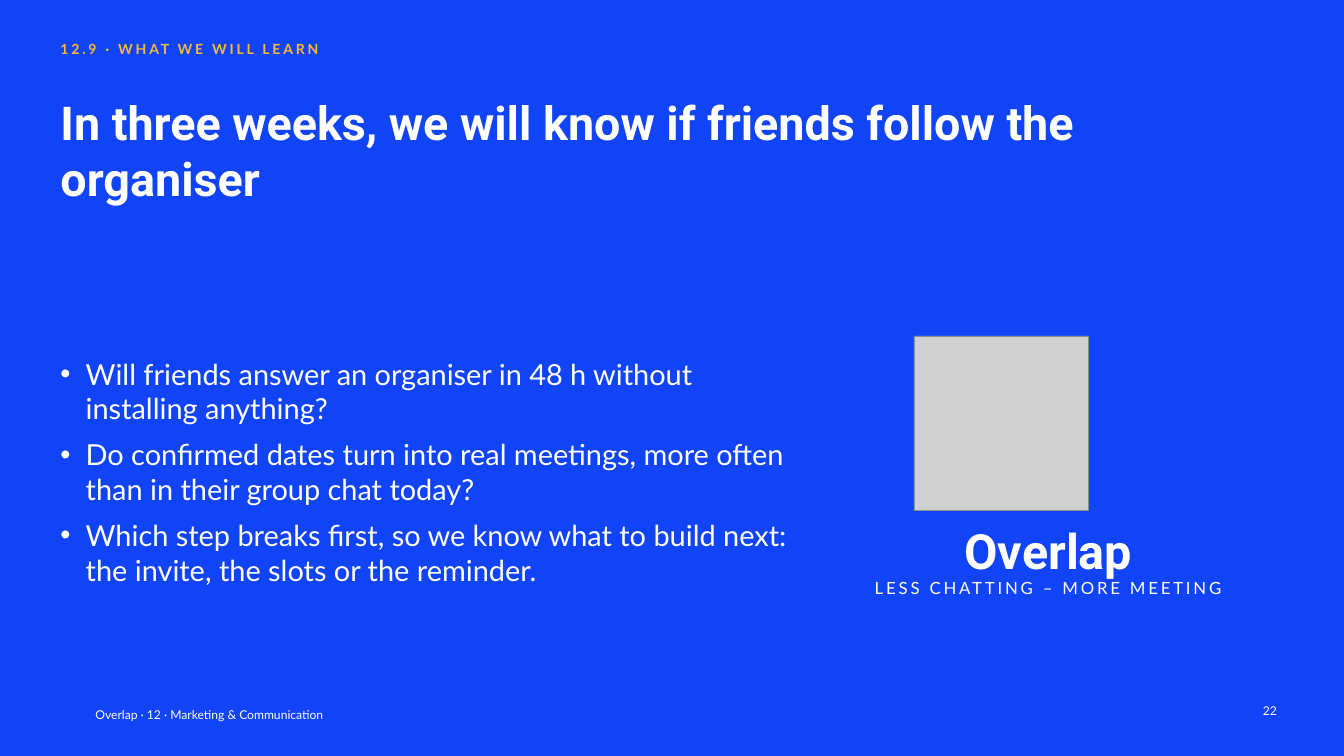
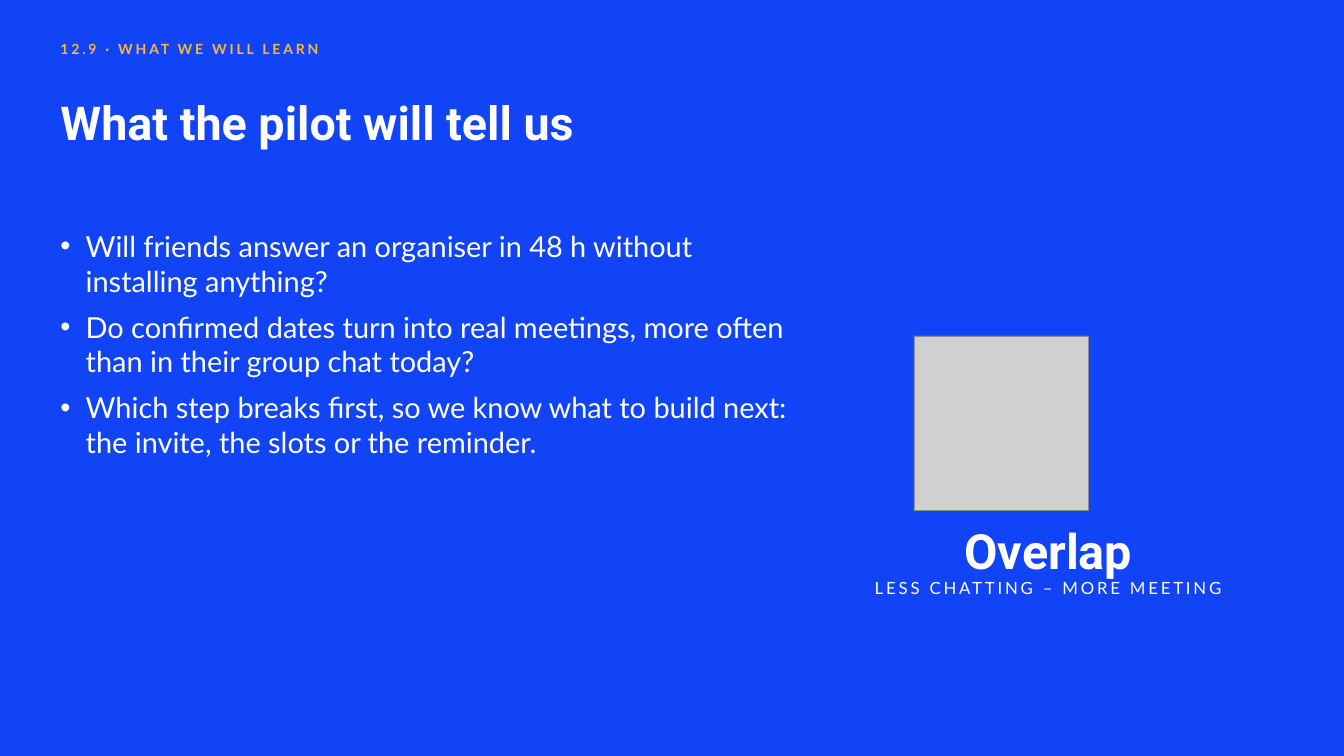
Before and after one commit to clemsnz/Unesco, a slide deck: slide 22 of Overlap_Campagne/Overlap_Marketing_Communication.pptx. Drawn at 1344x756 pixels with LibreOffice and Linux fonts; fonts in the diff are those of the drawing; grey boxes stand for pictures; background and template pictures are left out. Boxes give left, top, right and bottom in pixels: in the first picture for what was removed or moved away, otherwise in the second. Text is boxed around its words. In the diff, an @@ line names an element or a change of style, - is before the commit and + after.

```diff
--- a/Overlap_Campagne/Overlap_Marketing_Communication.pptx
+++ b/Overlap_Campagne/Overlap_Marketing_Communication.pptx
@@ title at [60, 105, 574, 150]: text changed @@
-In three weeks, we will know if friends follow the organiser
+What the pilot will tell us
@@ text "Will friends answer an organiser ...": place and size @@
-text "Will friends answer an organiser ..." at [86, 363, 786, 585]
+text "Will friends answer an organiser ..." at [86, 235, 786, 457]
@@ text removed at [95, 710, 323, 721] @@
-Overlap · 12 · Marketing & Communication
@@ page number removed at [1263, 706, 1277, 715] @@
-22
```
Also in this commit, not shown: 21 other slides changed, 12 other files.
